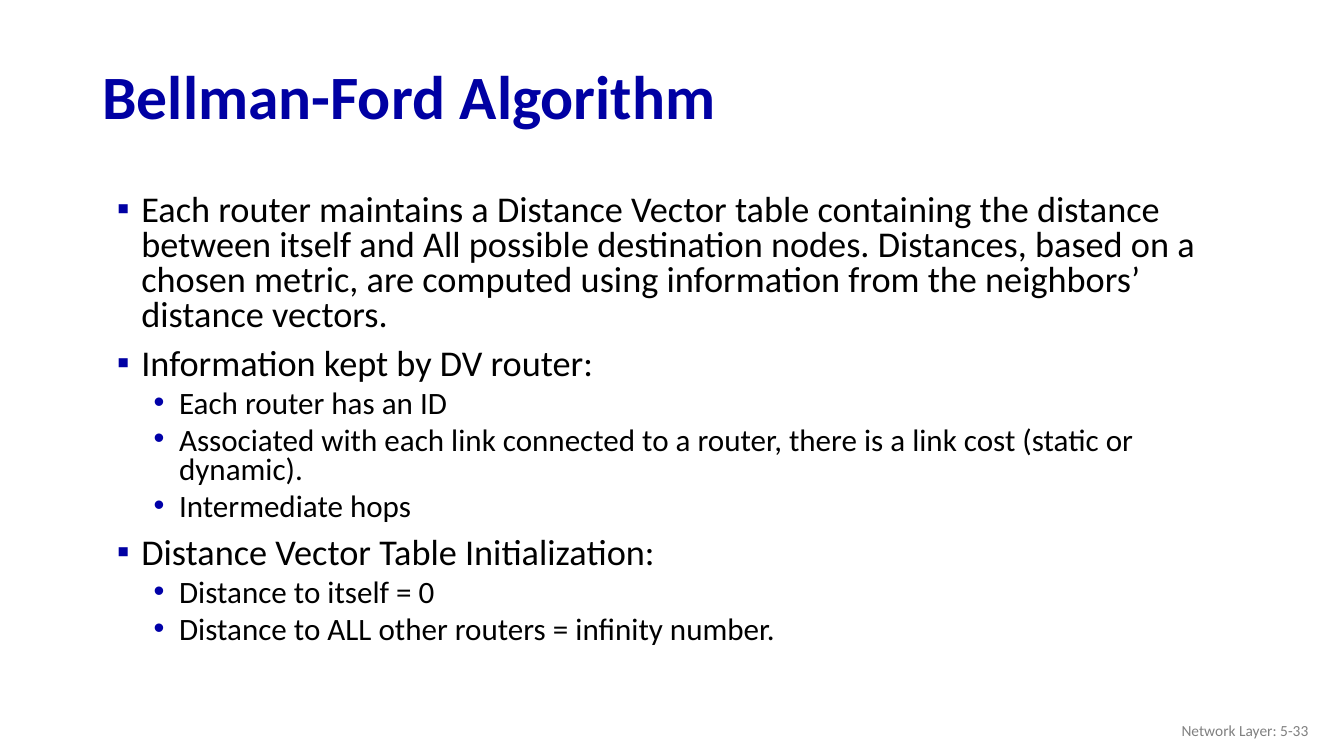
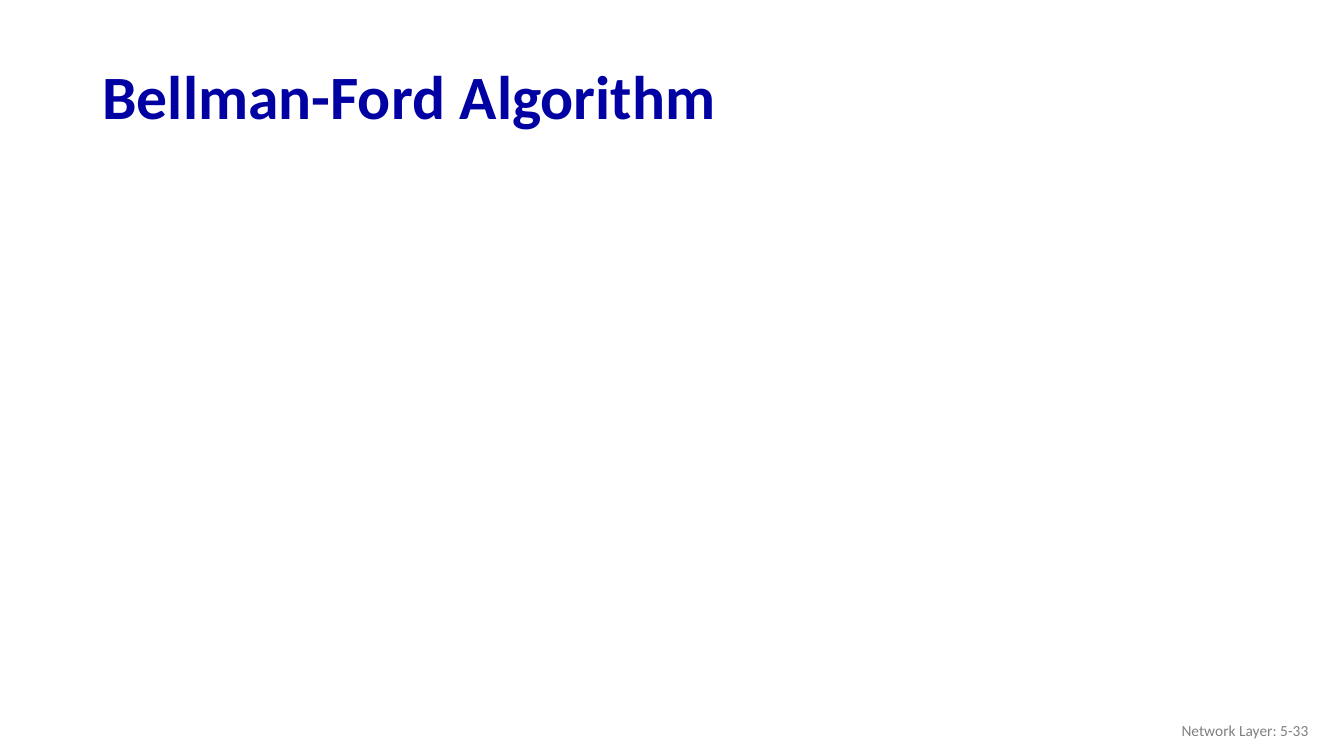
Before and after one commit to guhofstra/CSC175, a slide deck: slide 33 of PPTs/5.1 5.2 Control Plan Routing Protocols.pptx. Drawn at 1344x756 pixels with LibreOffice and Linux fonts; fonts in the diff are those of the drawing; grey boxes stand for pictures. Boxes give left, top, right and bottom in pixels: in the first picture for what was removed or moved away, otherwise in the second. Text is boxed around its words. In the diff, an @@ line names an element or a change of style, - is before the commit and + after.

```diff
--- a/PPTs/5.1 5.2 Control Plan Routing Protocols.pptx
+++ b/PPTs/5.1 5.2 Control Plan Routing Protocols.pptx
@@ text removed at [141,196,1194,645] @@
-▪ Each router maintains a Distance Vector table containing the distance between itself and All possible destination nodes. Distances, based on a chosen metric, are computed using information from the neighbors’ distance vectors.
-▪ Information kept by DV router:
-  • Each router has an ID
-  • Associated with each link connected to a router, there is a link cost (static or dynamic).
-  • Intermediate hops
-▪ Distance Vector Table Initialization:
-  • Distance to itself = 0
-  • Distance to ALL other routers = infinity number.
```
Also in this commit, not shown: 1 other slide changed, 1 slide added, 3 slides removed, 5 other files.
